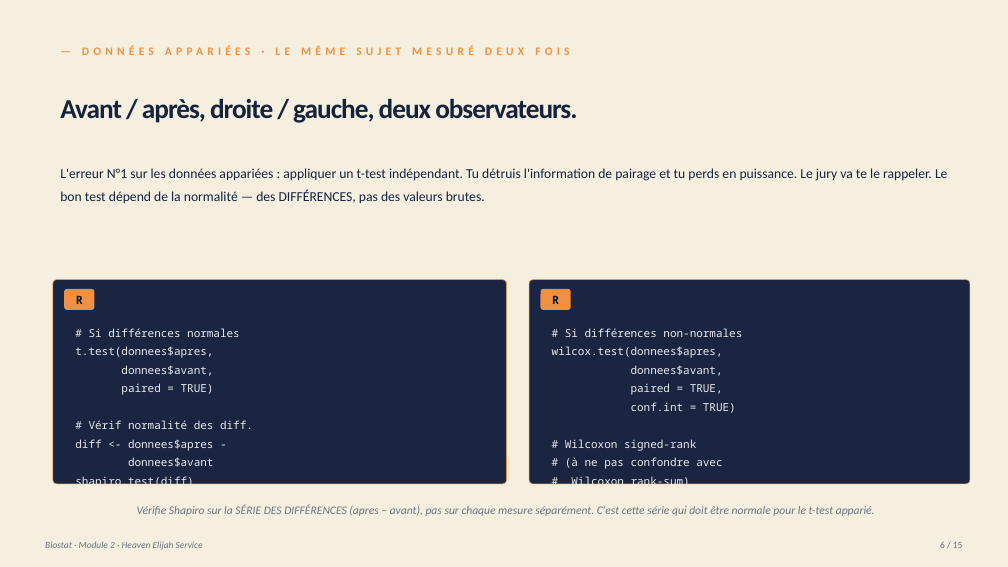
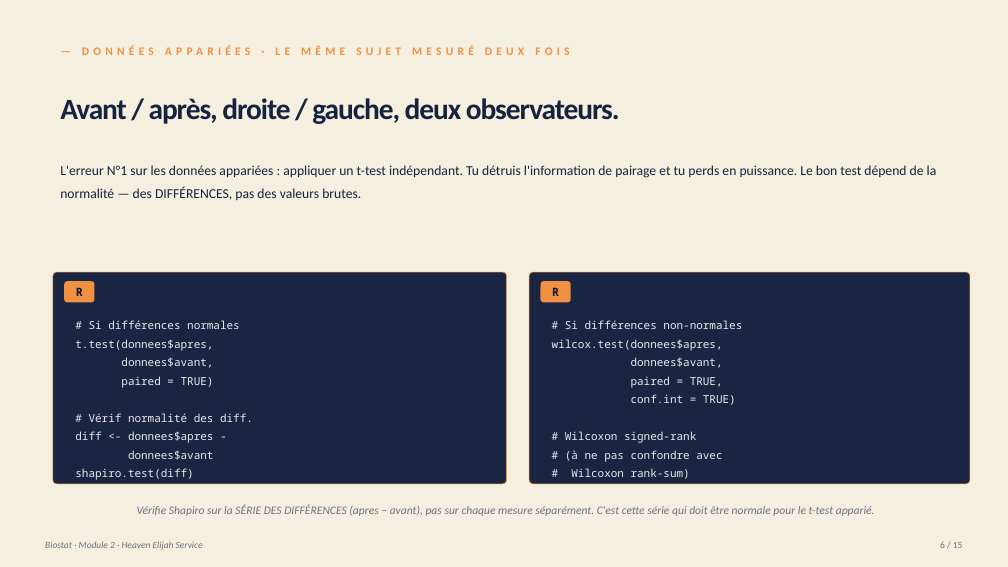
Before and after one commit to heavenelijahservice-tech/heaven-elijah-site, a slide deck: slide 6 of formations/output/biostat-module-2-comparaisons.pptx. Drawn at 1008x567 pixels with LibreOffice and Linux fonts; fonts in the diff are those of the drawing. Boxes give left, top, right and bottom in pixels: in the first picture for what was removed or moved away, otherwise in the second. Text is boxed around its words. In the diff, an @@ line names an element or a change of style, - is before the commit and + after.

Commit message:
feat(formations): refonte visuelle M2 + M3 + M4
Inspiré du modèle Pr. Dramé (cours Mesure de la santé, UFR Thiès 2023) :
illustrations pédagogiques sur la majorité des slides pour rendre les
concepts immédiatement mémorables. Couverture cible : ~65 % des slides
avec un visuel (plots, schémas, populations colorées).

Module 2 — Comparaisons (V3) :
- S2 : workflow Décrire→Comparer→Conclure
- S4 : box plot Welch (déjà présent)
- S5 : box plot Mann-Whitney (données asymétriques)
- S7 : box plot ANOVA 3 groupes (déjà présent)
- S8 : box plot Kruskal-Wallis 3 groupes non-normaux
- S9 : plotPopulation Chi² exposés vs non-exposés
- S11 : tableau 2×2 McNemar avec cellules de discordance colorées
- S13 : box plot cas d'école HbA1c bras A vs B
- 9 slides sur 15 avec visuel

Module 3 — Associations (V3) :
- S2 : workflow Descriptif→Comparatif→Explicatif
- S4 : scatter corrélation (déjà présent)
- S5 : scatter + régression simple (déjà présent)
- S6 : forest plot coefficients régression multiple
- S7 : Venn diagram multicollinéarité (BMI vs poids)
- S9 : courbe sigmoïde régression logistique
- S10 : forest plot aOR logistique multivariée
- S11 : 3 cards lecture OR (existant)
- S12 : courbe ROC (déjà présent)
- S13 : forest plot aOR cas-témoin cancer du col / HPV
- 10 slides sur 15 avec visuel

Module 4 — Biomédical (V3) :
- S2 : flow 3 questions cliniques (diagnostic, accord, survie)
- S4 : tableau 2×2 + plotPopulation 300 patients
- S5 : 3 plotPopulation pour 3 prévalences (1%, 10%, 50%)
- S7 : courbe ROC (déjà présent)
- S11 : Kaplan-Meier 1 cohorte (déjà présent)
- S12 : Kaplan-Meier 2 cohortes superposées (déjà présent)
- S13 : forest plot HR ajustés régression de Cox
- 11 slides sur 15 avec visuel

Total série complète : ~39 slides sur 60 avec visuel pédagogique = 65 %.
Identité visuelle HES préservée (navy/orange/cream).
Voix de praticien conservée.

```diff
--- a/formations/output/biostat-module-2-comparaisons.pptx
+++ b/formations/output/biostat-module-2-comparaisons.pptx
@@ text "Avant / après, droite / ..." at [60, 98, 620, 124]: size 26 to 28 pt @@
@@ text at [60, 165, 937, 200]: text changed @@
-L'erreur N°1 sur les données appariées : appliquer un t-test indépendant. Tu détruis l'information de pairage et tu perds en puissance. Le jury va te le rappeler. Le bon test dépend de la normalité — des DIFFÉRENCES, pas des valeurs brutes.
+L'erreur N°1 sur les données appariées : appliquer un t-test indépendant. Tu détruis l'information de pairage et tu perds en puissance. Le bon test dépend de la normalité — des DIFFÉRENCES, pas des valeurs brutes.
@@ rounded rectangle: place and size @@
-rounded rectangle at [53, 280, 507, 484]
+rounded rectangle at [53, 272, 507, 484]
@@ rounded rectangle at [53, 272, 507, 484]: proportions changed @@
@@ rounded rectangle at [529, 272, 970, 484]: proportions changed @@
@@ rounded rectangle: place and size @@
-rounded rectangle at [529, 280, 970, 484]
+rounded rectangle at [529, 272, 970, 484]
@@ 2 texts, 2 rounded rectangles: place and size @@
-2 texts, 2 rounded rectangles at [64, 289, 571, 310]
+2 texts, 2 rounded rectangles at [64, 281, 571, 302]
@@ text "# Si différences normales": place and size @@
-text "# Si différences normales" at [75, 328, 253, 489]
+text "# Si différences normales" at [75, 320, 253, 480]
@@ text "# Si différences non-normales": place and size @@
-text "# Si différences non-normales" at [552, 328, 742, 489]
+text "# Si différences non-normales" at [552, 320, 742, 479]
```
Also in this commit, not shown: 10 other slides changed, 5 other files.
